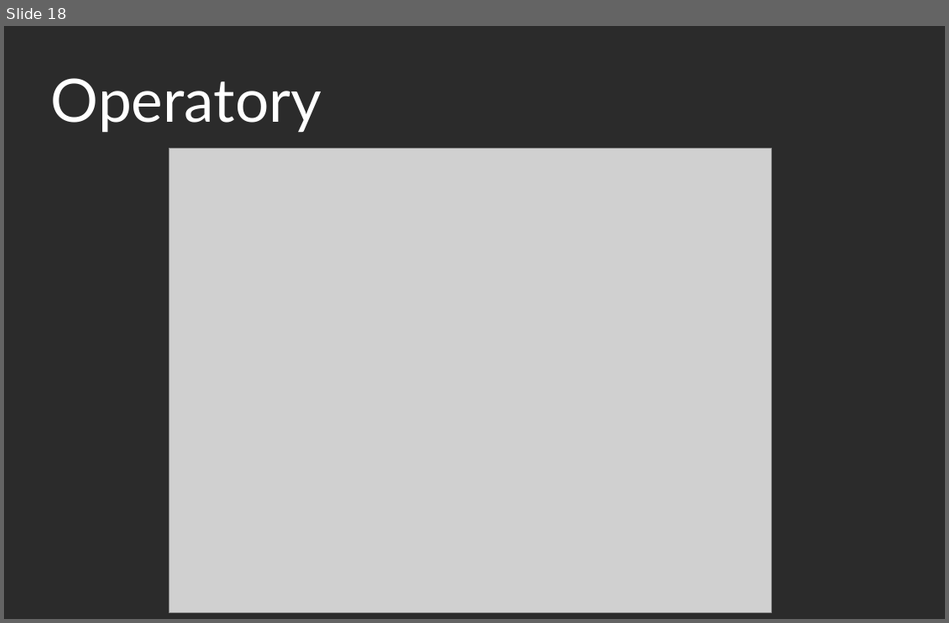
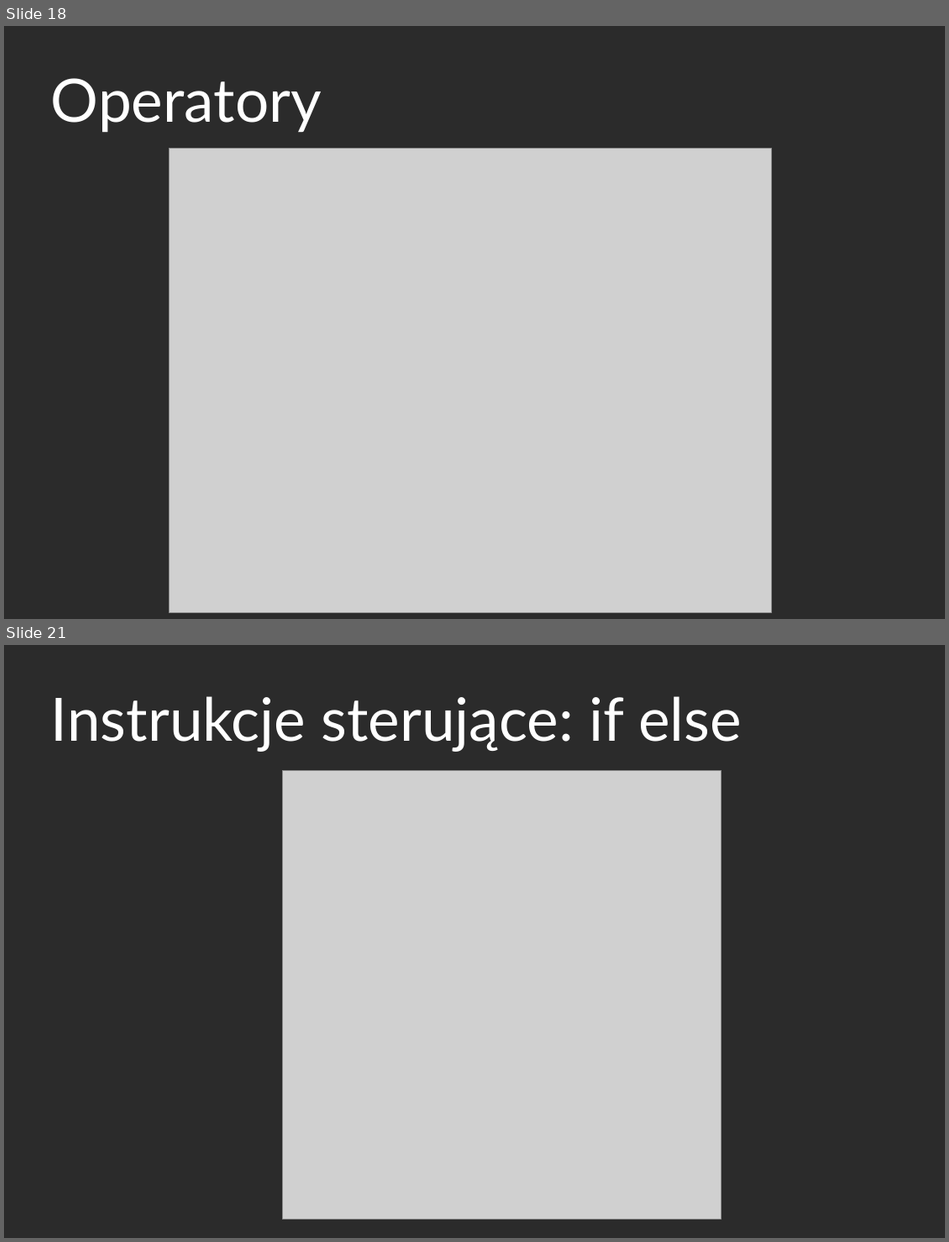
Before and after one commit to mdzidko/java-kurs, a slide deck: prezentacje/java_1.odp. Shown one above the other, each under a label of ours: slide 18 before the commit, slides 18 and 21 after it; the slides between them are not shown. The pictures are 949x623 and 949x1242 pixels, drawn with LibreOffice and Linux fonts; fonts in the diff are those of the drawing; grey boxes stand for pictures; background and template pictures are left out; a plain dark background stands for a picture behind light text. Boxes give left, top, right and bottom in pixels: in the first picture for what was removed or moved away, otherwise in the second. Text is boxed around its words. In the diff, an @@ line names an element or a change of style, - is before the commit and + after.

```diff
--- a/prezentacje/java_1.odp
+++ b/prezentacje/java_1.odp
@@ slide 21 added at (x1=4, y1=645, x2=945, y2=1238), background picture (left out) @@
@@ title added at (x1=51, y1=696, x2=742, y2=752), 60 pt, text #FFFFFF @@
+Instrukcje sterujące: if else
@@ picture added at (x1=283, y1=770, x2=721, y2=1219) @@
```
Also in this commit, not shown: 3 slides changed, 3 other slides added, 6 slides removed, 2 other files.
